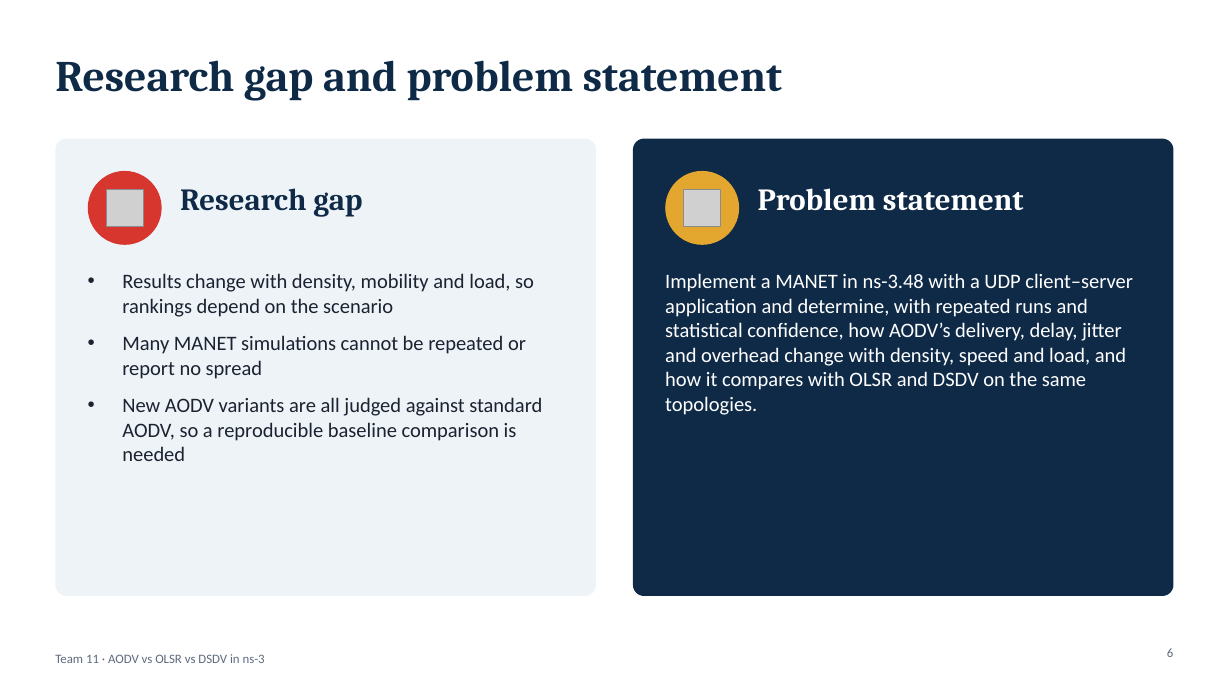
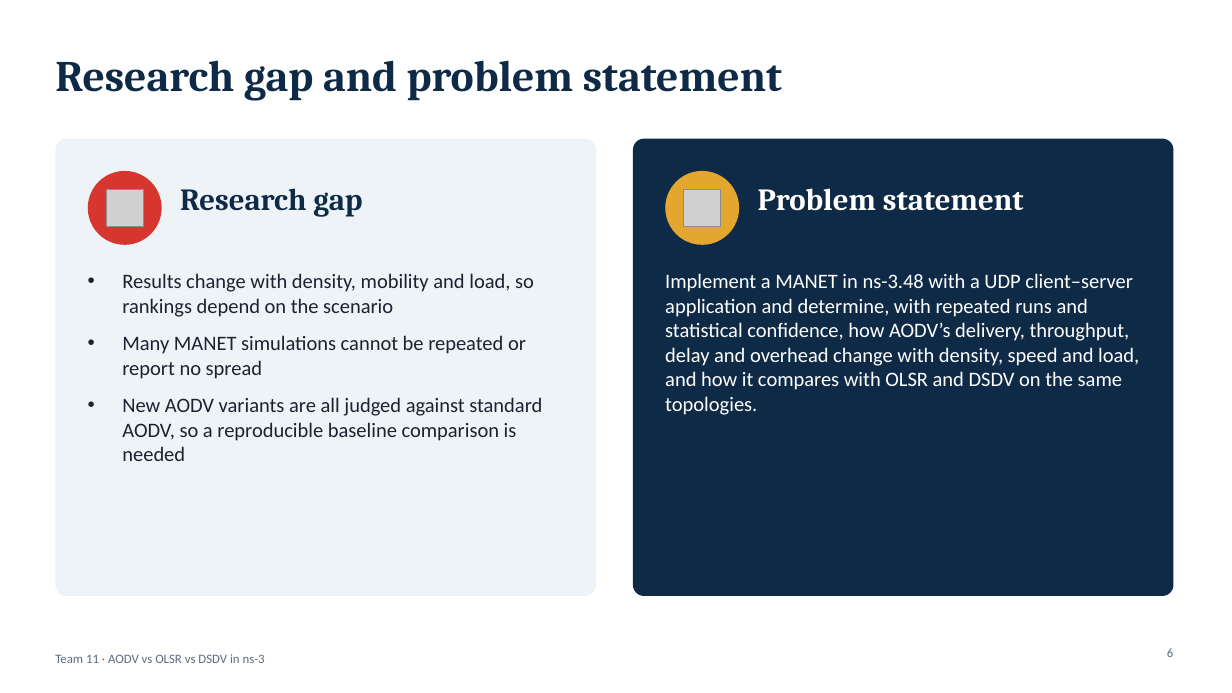
Before and after one commit to vijethmd/manet-routing-comparison, a slide deck: slide 6 of submissions/AODV_OLSR_DSDV_MANET_Team11.pptx. Drawn at 1232x693 pixels with LibreOffice and Linux fonts; fonts in the diff are those of the drawing; grey boxes stand for pictures. Boxes give left, top, right and bottom in pixels: in the first picture for what was removed or moved away, otherwise in the second. Text is boxed around its words. In the diff, an @@ line names an element or a change of style, - is before the commit and + after.

```diff
--- a/submissions/AODV_OLSR_DSDV_MANET_Team11.pptx
+++ b/submissions/AODV_OLSR_DSDV_MANET_Team11.pptx
@@ text at [665, 273, 1139, 415]: text changed @@
-Implement a MANET in ns-3.48 with a UDP client–server application and determine, with repeated runs and statistical confidence, how AODV’s delivery, delay, jitter and overhead change with density, speed and load, and how it compares with OLSR and DSDV on the same topologies.
+Implement a MANET in ns-3.48 with a UDP client–server application and determine, with repeated runs and statistical confidence, how AODV’s delivery, throughput, delay and overhead change with density, speed and load, and how it compares with OLSR and DSDV on the same topologies.
```
Also in this commit, not shown: 6 other slides changed, 2 slides removed, 2 other files.
